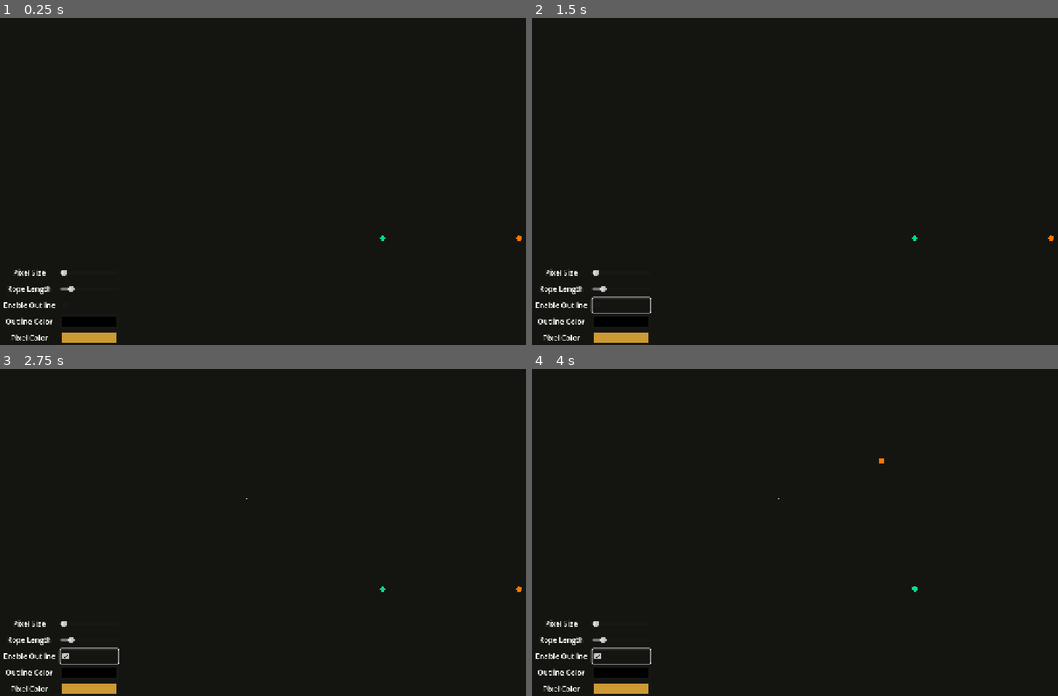
Above: before the commit, frames 1-4 (two rows, left to right).
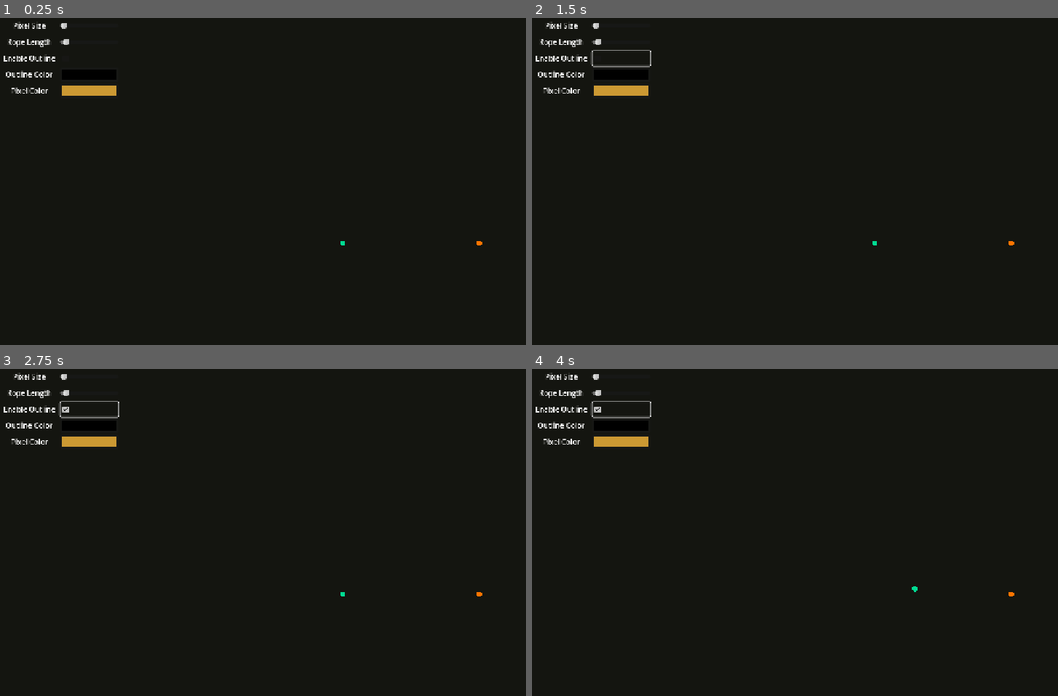
Above: after the commit, the same moments.

Repository: Lost-Rabbit-Digital/pixelated_rope_simulation
Game: Godot game, scene res://demo_scene.tscn
Two runs of this game, one before a commit and one after it. Both use one fixed random seed, a clock stepped at 60 frames per second and the inputs below.
Inputs (mouse positions are in pixels of both pictures, inside the frame that each line leads up to; where the layout moved, square brackets give the same spot in the first picture):
- Up to frame 1 (0.25 s): no input
- Up to frame 2 (1.5 s): click (621, 57) [621, 305] at 0.5 s; click (621, 57) [621, 305] at 1.25 s
- Up to frame 3 (2.75 s): click (89, 408) [89, 656] at 2 s
- Up to frame 4 (4 s): tap Enter at 2.75 s; drag from (1052, 588) to (879, 460) at 2.77 s; tap Space at 3.5 s; drag from (705, 548) to (915, 588) at 3.52 s

The runs differ from the first frame. In frame 1, 1.7% of the frame differs, in the area x 0-100%, y 1-100%; in frame 2, 1.9%; in frame 3, 1.9%; in frame 4, 1.9%.

Commit message:
Fixing bugs

Diff:
--- a/godot_project/demo_scene.tscn
+++ b/godot_project/demo_scene.tscn
@@ -15,12 +15,8 @@
 [node name="Menu" type="MarginContainer" parent="."]
 custom_minimum_size = Vector2(256, 176)
 layout_mode = 1
-anchors_preset = 2
-anchor_top = 1.0
-anchor_bottom = 1.0
-offset_top = -140.0
 offset_right = 260.0
-grow_vertical = 0
+offset_bottom = 176.0
 scale = Vector2(0.998509, 1)
 
 [node name="VBoxContainer" type="VBoxContainer" parent="Menu"]
@@ -119,9 +115,11 @@
 size_flags_horizontal = 3
 
 [node name="PixelRope" parent="." instance=ExtResource("2_bk2b3")]
-position = Vector2(541, 284)
-segment_length = 15.0
+position = Vector2(453, 295)
+segment_count = 50
 pixel_size = 8
+
+[node name="Node2D" type="Node2D" parent="."]
 
 [connection signal="value_changed" from="Menu/VBoxContainer/HBoxContainer/PixelSizeSlider" to="." method="_on_pixel_size_slider_value_changed"]
 [connection signal="value_changed" from="Menu/VBoxContainer/HBoxContainer2/PixelSegmentSlider" to="." method="_on_pixel_segment_slider_value_changed"]
--- a/godot_project/pixelated_rope/pixel_rope.gd
+++ b/godot_project/pixelated_rope/pixel_rope.gd
@@ -140,15 +140,20 @@
 
 # Called every physics frame
 func _physics_process(delta: float) -> void:
-	if not _initialized or _broken:
+	if not _initialized:
 		return
 
 	if _segments.is_empty():
 		return
 
-	# Handle dragging of end node
+	# Handle dragging of end node - keep this active even when broken
 	if _is_dragging:
 		_end_node.global_position = get_global_mouse_position()
+
+	# If rope is broken, just request redraw to update the red line
+	if _broken:
+		queue_redraw()
+		return
 
 	# Update endpoints to match node positions
 	_segments[0].position = _start_node.global_position
@@ -232,22 +237,33 @@
 
 # Draw the rope using Bresenham's line algorithm for pixelation
 func _draw() -> void:
-	if _segments.is_empty() or _broken:
+	if _segments.is_empty():
 		return
 
 	# Prepare local points array
 	var points: Array[Vector2] = []
-	for segment in _segments:
-		points.append(to_local(segment.position))
-
-	# Select color based on state
-	var color: Color = rope_color
-	if _state == RopeState.STRETCHED:
-		color = Color.DARK_ORANGE
-
-	# Draw pixelated rope segments
-	for i in range(len(points) - 1):
-		_draw_pixelated_line(points[i], points[i + 1], color)
+
+	# If rope is broken, just draw a red line between the anchors
+	if _broken:
+		# Make sure we're using the current positions of the anchors
+		var start_point = to_local(_start_node.global_position)
+		var end_point = to_local(_end_node.global_position)
+
+		# Draw red line with the same pixel properties as the rope
+		_draw_pixelated_line(start_point, end_point, Color.RED)
+	else:
+		# Normal rope drawing
+		for segment in _segments:
+			points.append(to_local(segment.position))
+
+		# Select color based on state
+		var color: Color = rope_color
+		if _state == RopeState.STRETCHED:
+			color = Color.DARK_ORANGE
+
+		# Draw pixelated rope segments
+		for i in range(len(points) - 1):
+			_draw_pixelated_line(points[i], points[i + 1], color)
 
 # Bresenham's line algorithm implementation for pixelated drawing
 func _draw_pixelated_line(from: Vector2, to: Vector2, color: Color) -> void:
--- a/godot_project/project.godot
+++ b/godot_project/project.godot
@@ -11,10 +11,10 @@
 [application]
 
 config/name="Pixel Ropes"
+config/tags=PackedStringArray("open_sourced", "prototype", "utility")
 run/main_scene="uid://3xv28xdk5fcv"
 config/features=PackedStringArray("4.4", "GL Compatibility")
 config/icon="res://icon.svg"
-config/tags=PackedStringArray("open_sourced", "prototype", "utility")
 
 [display]
 
